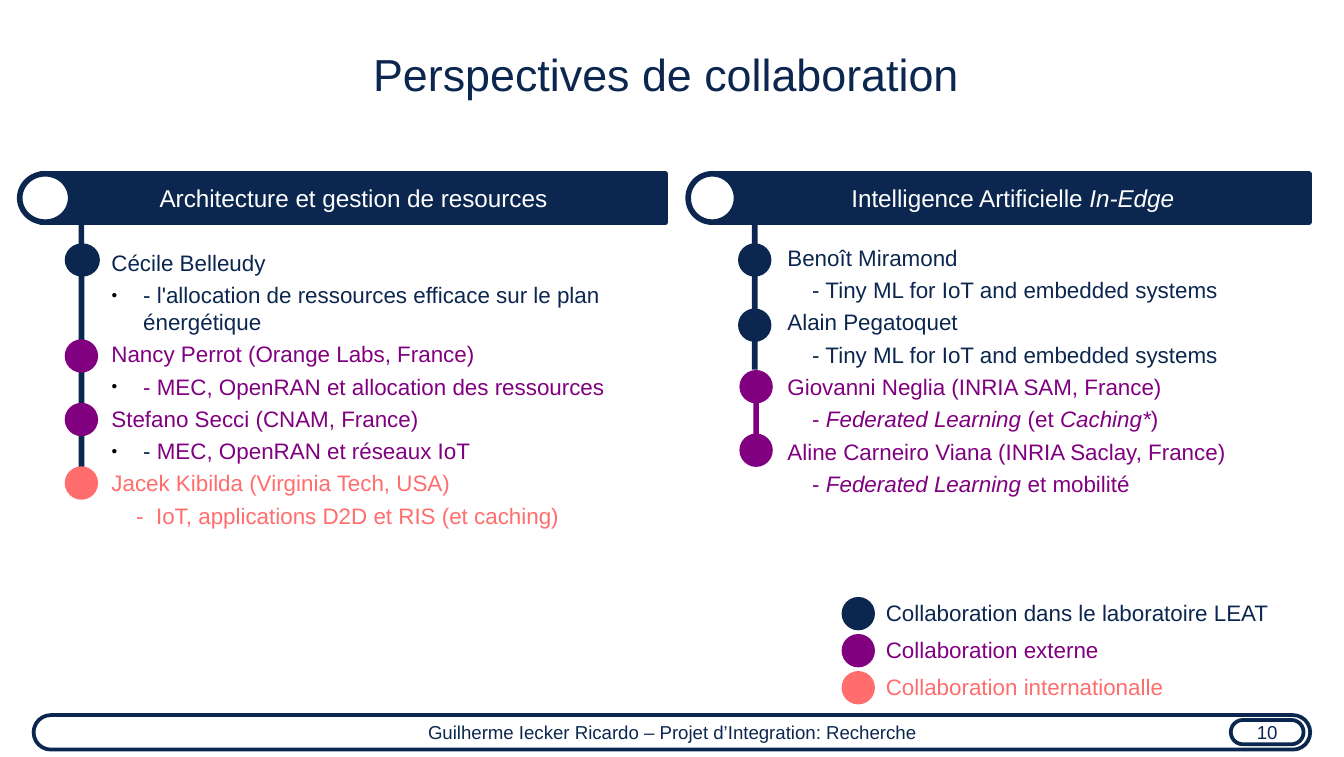
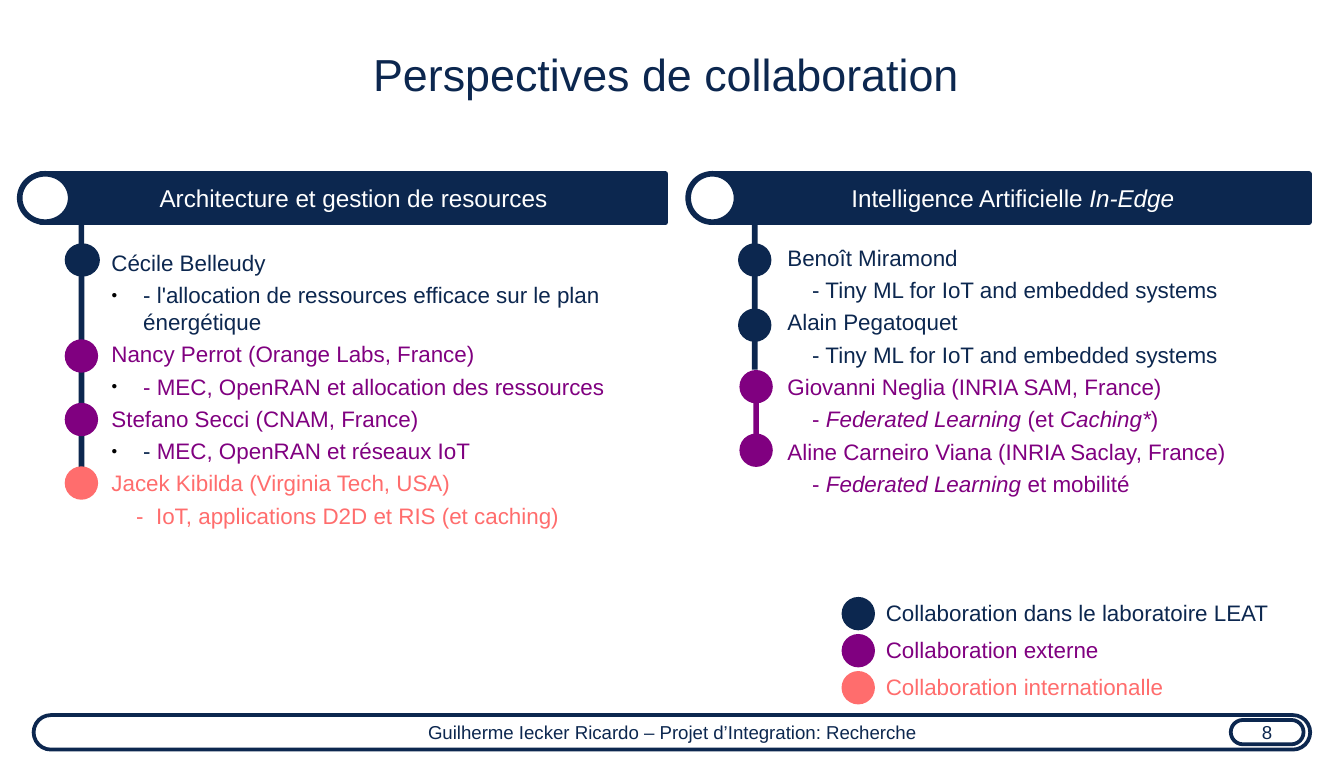
Before and after one commit to guilhermeir/mcf, a slide deck: slide 9 of uca_audition.odp. Drawn at 1344x757 pixels with LibreOffice and Linux fonts; fonts in the diff are those of the drawing. Boxes give left, top, right and bottom in pixels: in the first picture for what was removed or moved away, otherwise in the second. Text is boxed around its words. In the diff, an @@ line names an element or a change of style, - is before the commit and + after.

```diff
--- a/uca_audition.odp
+++ b/uca_audition.odp
@@ text in rounded rectangle at (1262,726,1272,744): text changed @@
-10
+8
```
Also in this commit, not shown: 9 other slides changed, 1 other file.
